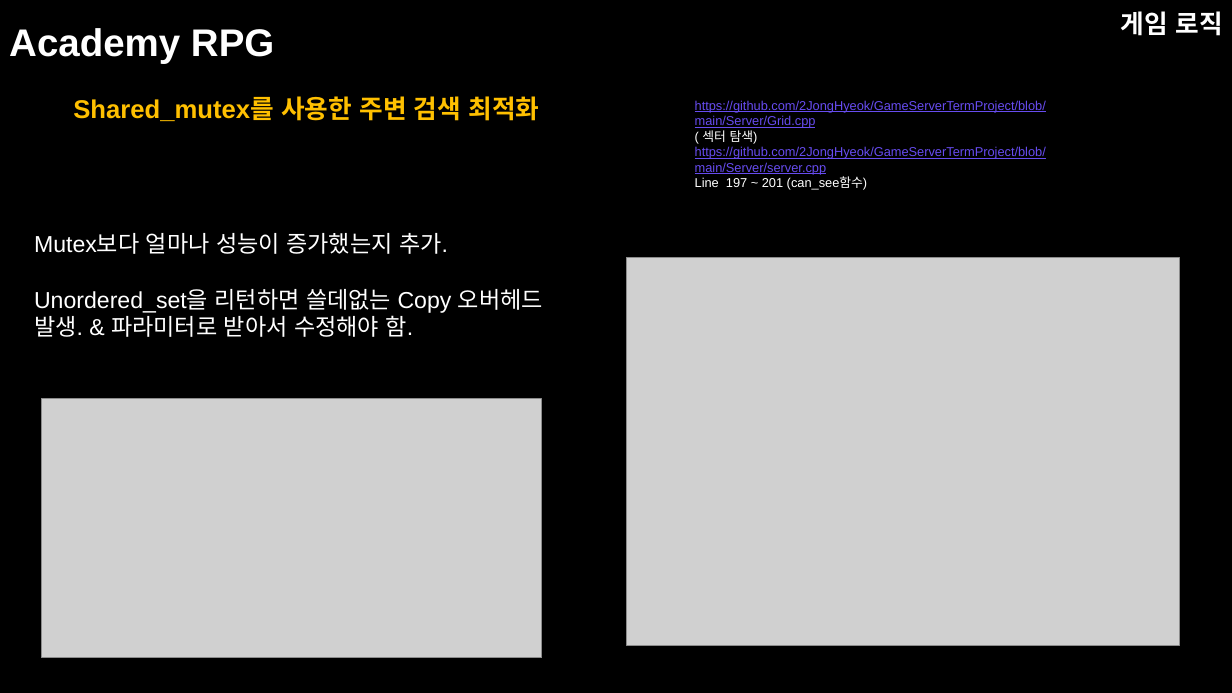
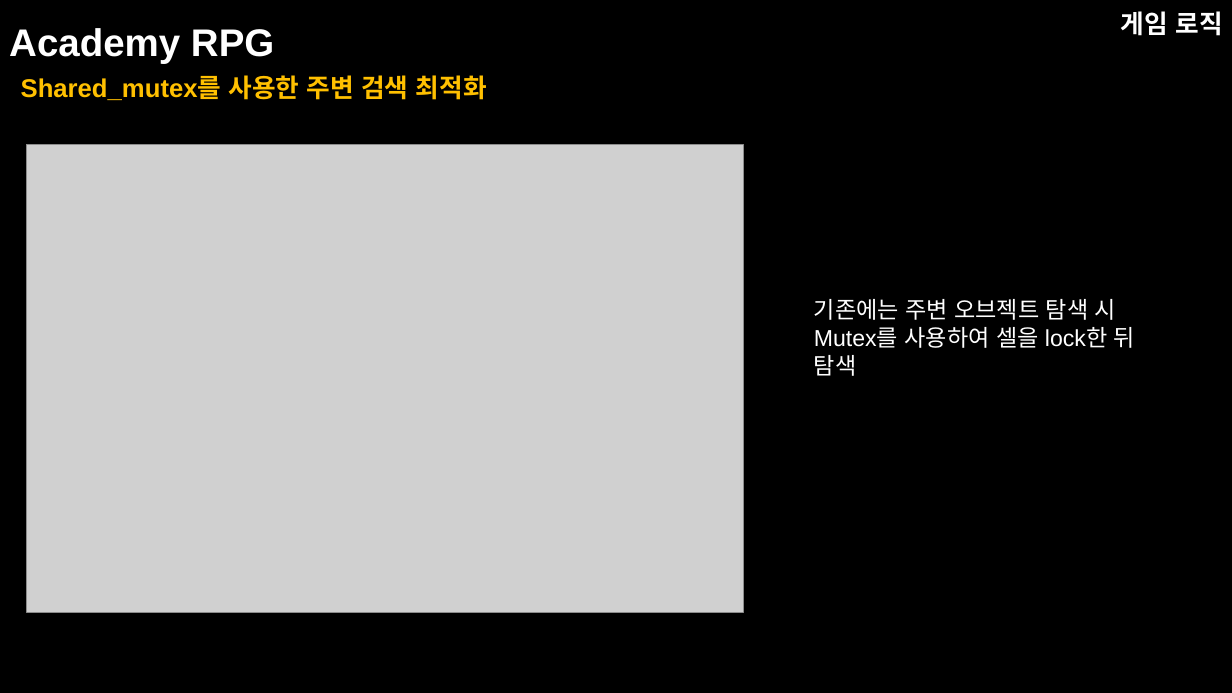
Before and after one commit to NewbieProgrammerCrew/graduation-project, a slide deck: slide 10 of 포트폴리오/이종혁 포트폴리오.pptx (slide 7 before the commit). Drawn at 1232x693 pixels with LibreOffice and Linux fonts; fonts in the diff are those of the drawing; grey boxes stand for pictures. Boxes give left, top, right and bottom in pixels: in the first picture for what was removed or moved away, otherwise in the second. Text is boxed around its words. In the diff, an @@ line names an element or a change of style, - is before the commit and + after.

```diff
--- a/포트폴리오/이종혁 포트폴리오.pptx
+++ b/포트폴리오/이종혁 포트폴리오.pptx
@@ text "Shared_mutex를 사용한 주변 검색 최적화": place and size @@
-text "Shared_mutex를 사용한 주변 검색 최적화" at (73, 96, 539, 121)
+text "Shared_mutex를 사용한 주변 검색 최적화" at (21, 75, 487, 100)
@@ text removed at (695, 100, 1046, 190) @@
-https://github.com/2JongHyeok/GameServerTermProject/blob/main/Server/Grid.cpp
-( 섹터 탐색)
-https://github.com/2JongHyeok/GameServerTermProject/blob/main/Server/server.cpp
-Line 197 ~ 201 (can_see함수)
@@ picture added at (27, 145, 744, 613) @@
@@ text removed at (34, 233, 543, 337) @@
-Mutex보다 얼마나 성능이 증가했는지 추가.
-Unordered_set을 리턴하면 쓸데없는 Copy 오버헤드 발생. & 파라미터로 받아서 수정해야 함.
@@ picture removed at (627, 258, 1179, 646) @@
@@ text added at (814, 299, 1135, 376), 18 pt, text #FFFFFF @@
+기존에는 주변 오브젝트 탐색 시
+Mutex를 사용하여 셀을 lock한 뒤
+탐색
@@ picture removed at (42, 399, 543, 658) @@
```
Also in this commit, not shown: 12 other slides changed, 9 slides added, 4 slides removed.
